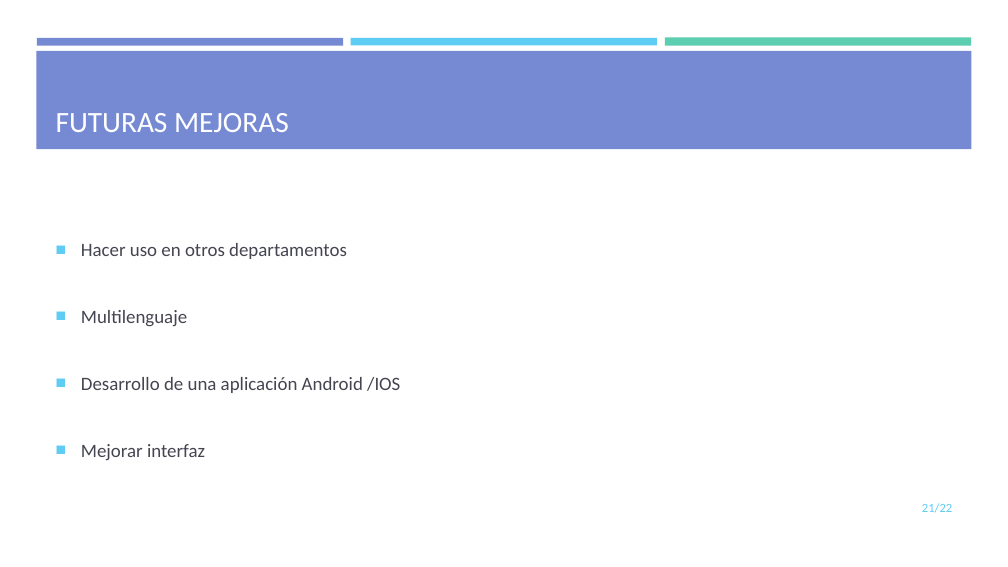
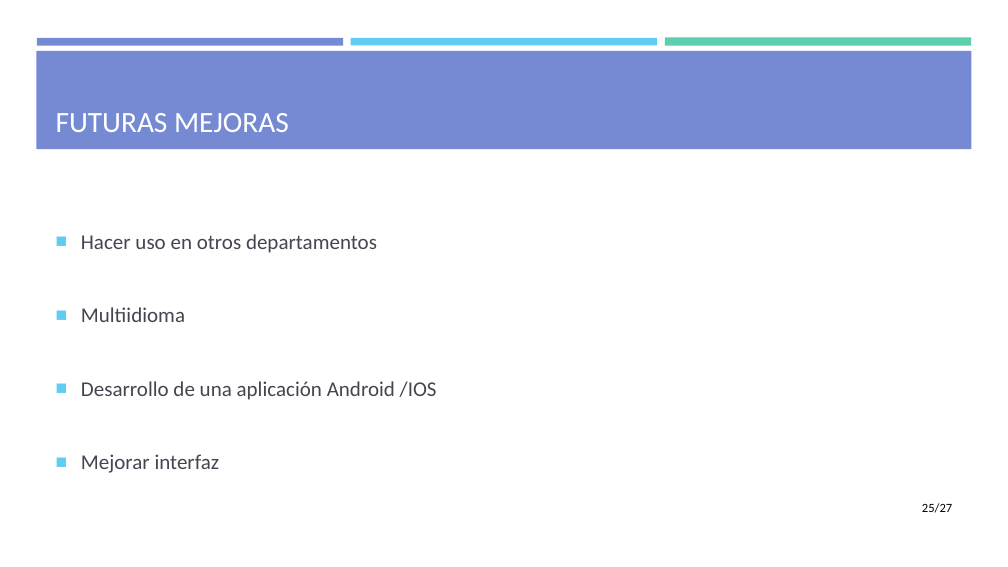
Before and after one commit to mdlunag/tfg, a slide deck: slide 25 of tfg_presentacio.pptx (slide 21 before the commit). Drawn at 1008x567 pixels with LibreOffice and Linux fonts; fonts in the diff are those of the drawing. Boxes give left, top, right and bottom in pixels: in the first picture for what was removed or moved away, otherwise in the second. Text is boxed around its words. In the diff, an @@ line names an element or a change of style, - is before the commit and + after.

```diff
--- a/tfg_presentacio.pptx
+++ b/tfg_presentacio.pptx
@@ text at [81, 234, 437, 473]: size 18 to 20 pt in "Hacer uso en otros departamentos", "Desarrollo de una aplicación Android /IOS", "Mejorar interfaz" @@
@@ text at [81, 307, 185, 322]: text changed; size 18 to 20 pt @@
-■ Multilenguaje
+■ Multiidioma
@@ page number at [922, 503, 952, 513]: text changed; text colour #5ECCF3 to #000000 @@
-21/22
+25/27
```
Also in this commit, not shown: 19 other slides changed, 5 slides added, 1 other file.
